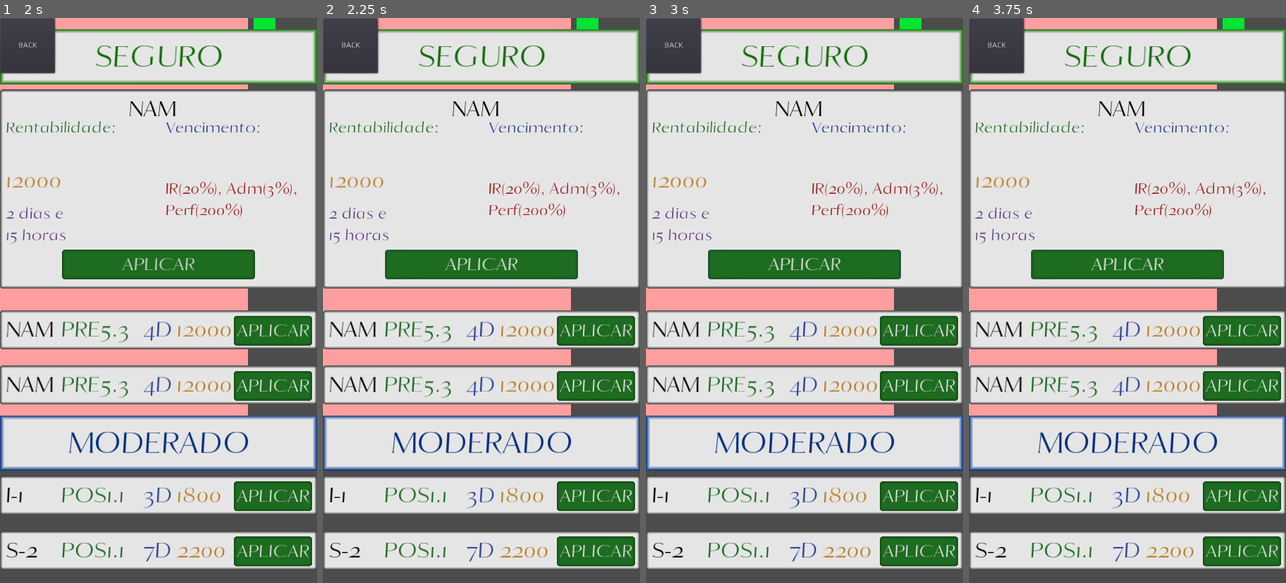
Above: before the commit, frames 1-4 (left to right).
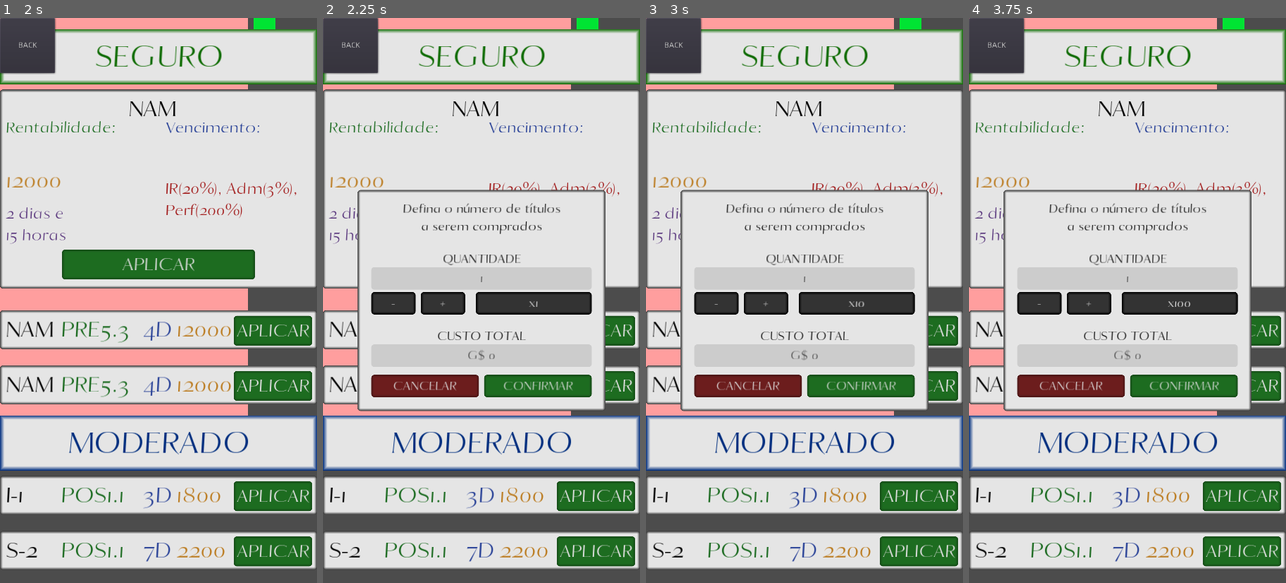
Above: after the commit, the same moments.

Repository: AndreMoukarzel/Grana-Preta
Game: Godot game, scene res://broker/Broker.tscn
Same seed, same stepped clock (60 frames per second), same inputs: the game is played once before the commit and once after it. This scene is started directly instead of the project's main scene.
Inputs (mouse positions are in pixels of both pictures, inside the frame that each line leads up to):
- Up to frame 1 (2 s): click "Investir" at 0.5 s; click "NAM" at 1.25 s
- Up to frame 2 (2.25 s): click "APLICAR" at 2 s
- Up to frame 3 (3 s): click (855, 300) at 2.75 s, where only the run after the commit has a clickable "x1"
- Up to frame 4 (3.75 s): click (1178, 300) at 3.5 s, where only the run after the commit has a clickable "x10"

Frame 1 is identical in both runs. In frame 2, 18% of the frame differs, in the area x 10-90%, y 30-70%; in frame 3, 18%; in frame 4, 18%.
Error in both runs: Invalid get index '99' (on base: 'Array'). (res://broker/bond/BondGenerator.gd:38)

Commit message:
Add TradeConfirmation to game cicle

Diff:
--- a/broker/TradeConfirmation.gd
+++ b/broker/TradeConfirmation.gd
@@ -1,4 +1,6 @@
 extends Control
+
+signal trade_confirmed(ammount)
 
 var ammount = 1
 var min_ammount = 1
@@ -36,7 +38,6 @@
 
 
 func _on_Multiplier_pressed():
-	Save.money = 50
 	multiplier *= 10
 	$Ammount/Multiplier.text = str("x", multiplier)
 	if showing_max:
@@ -55,4 +56,5 @@
 
 
 func _on_Confirm_pressed():
-	pass
+	emit_signal("trade_confirmed", ammount)
+	queue_free()
--- a/broker/TradeConfirmation.tscn
+++ b/broker/TradeConfirmation.tscn
@@ -80,8 +80,9 @@
 anchor_right = 1.0
 anchor_bottom = 1.0
 margin_left = 63.0
+margin_top = 312.0
 margin_right = -63.0
-margin_bottom = -624.0
+margin_bottom = -312.0
 script = ExtResource( 1 )
 
 [node name="Panel" type="Panel" parent="."]
@@ -96,11 +97,12 @@
 custom_fonts/font = SubResource( 2 )
 custom_colors/font_color = Color( 0, 0, 0, 1 )
 text = "Defina o número de títulos
-a ser comprados."
+a serem comprados"
 align = 1
 valign = 1
 
 [node name="Ammount" type="Control" parent="."]
+editor/display_folded = true
 margin_left = 25.0
 margin_top = 140.0
 margin_right = 65.0
@@ -174,6 +176,7 @@
 text = "x1"
 
 [node name="Price" type="Control" parent="."]
+editor/display_folded = true
 margin_left = 25.0
 margin_top = 280.0
 margin_right = 65.0
--- a/broker/bond/Bond.gd
+++ b/broker/bond/Bond.gd
@@ -6,7 +6,7 @@
 const FONT_WIDTH = 15
 const BASE_HEIGHT = 80
 const TWN_TIME = .2
-const SUBJECT_LESSON_SCN = preload("res://school/Subjects/SubjectLesson.tscn")
+const TRADE_CONFIRM_SCN = preload("res://broker/TradeConfirmation.tscn")
 
 var is_open = false
 var bond_name : String
@@ -153,3 +153,17 @@
 		close()
 	else:
 		open()
+
+
+func _on_Apply_pressed():
+	var TradeConfirm = TRADE_CONFIRM_SCN.instance()
+	var Canvas = get_tree().get_root().get_node("Broker/CanvasLayer")
+
+	TradeConfirm.setup(1, min_investment)
+	Canvas.add_child(TradeConfirm)
+	TradeConfirm.connect("trade_confirmed", self, "_on_trade_confirmed")
+
+
+func _on_trade_confirmed(ammount):
+	print("confirmed")
+	print(ammount)
--- a/broker/bond/Bond.tscn
+++ b/broker/bond/Bond.tscn
@@ -127,12 +127,13 @@
 margin_top = 10.0
 margin_right = 567.0
 margin_bottom = 63.0
-custom_styles/hover = SubResource( 6 )
-custom_styles/pressed = SubResource( 6 )
-custom_styles/normal = SubResource( 6 )
+custom_styles/hover = SubResource( 4 )
+custom_styles/pressed = SubResource( 4 )
+custom_styles/normal = SubResource( 4 )
 custom_fonts/font = SubResource( 5 )
 text = "APLICAR"
 
 [node name="Tween" type="Tween" parent="."]
 
 [connection signal="pressed" from="." to="." method="_on_Bond_pressed"]
+[connection signal="pressed" from="Apply" to="." method="_on_Apply_pressed"]
Not shown: 1 places in broker/bond/Bond.tscn that only renumber resources
